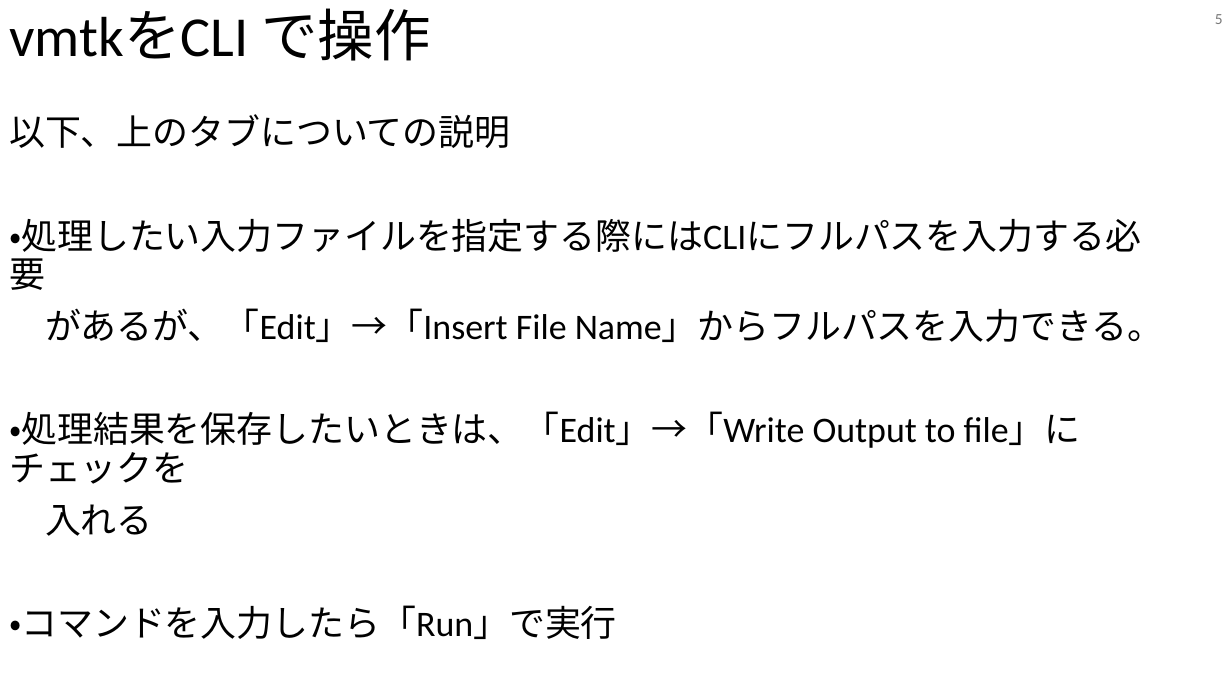
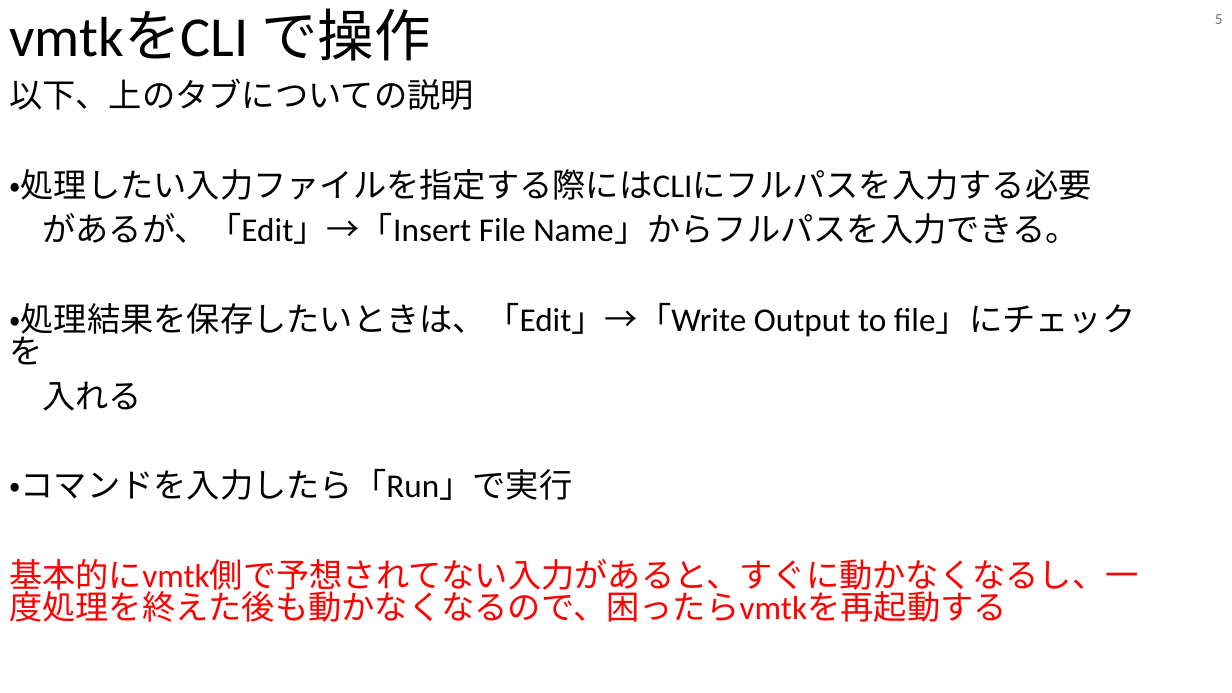
Before and after one commit to tailup7/howtoVM, a slide deck: slide 5 of vmtkSetup/setup.pptx. Drawn at 1232x693 pixels with LibreOffice and Linux fonts; fonts in the diff are those of the drawing. Boxes give left, top, right and bottom in pixels: in the first picture for what was removed or moved away, otherwise in the second. Text is boxed around its words. In the diff, an @@ line names an element or a change of style, - is before the commit and + after.

```diff
--- a/vmtkSetup/setup.pptx
+++ b/vmtkSetup/setup.pptx
@@ text "以下、上のタブについての説明": place and size @@
-text "以下、上のタブについての説明" at <box>9,114,1164,639</box>
+text "以下、上のタブについての説明" at <box>9,78,1138,622</box>
@@ text at <box>9,78,1136,500</box>: size 28 to 25.9 pt in "以下、上のタブについての説明", "・処理したい入力ファイルを指定する際にはCLIにフルパスを入力する必要", "があるが、「Edit」→「Insert File Name」からフルパスを入力できる。", "・処理結果を保存したいときは、「Edit」→「Write Output to file」にチェックを" and 2 more places; line spacing 0.9 to 0.8 @@
@@ text at <box>9,559,1138,622</box>: paragraph added @@
+基本的にvmtk側で予想されてない入力があると、すぐに動かなくなるし、一度処理を終えた後も動かなくなるので、困ったらvmtkを再起動する
```
Also in this commit, not shown: 2 other slides changed.
